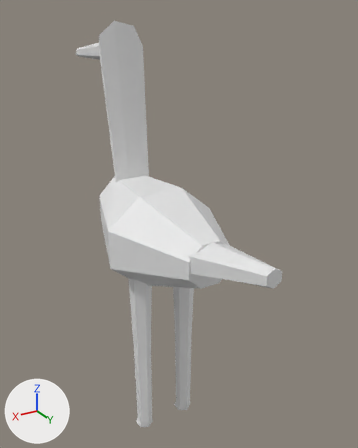
Before and after pictures for a commit that changed the OBJ model data/animals/colhereiro/idle/0.obj.
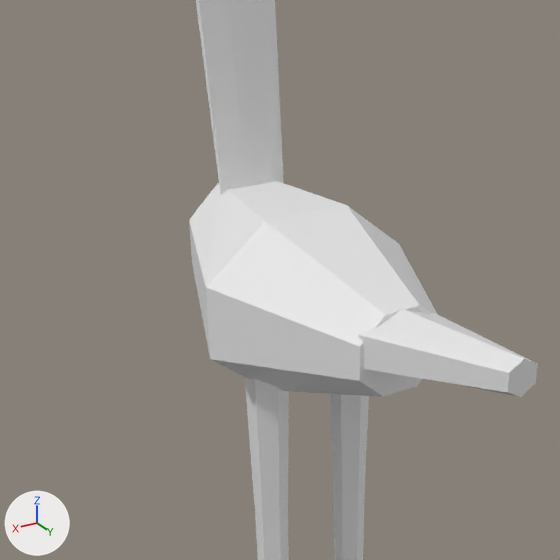
Old and new are each drawn whole from a camera (50 mm lens) standing at (0.528, 0.962, 1.064) and looking at (-0.063, -0.024, 0.571) and again close up on the part from 0% to 82% of the width and 18% to 84% of the height. Every picture has the same lights, and +X, +Y and +Z are marked at lower left. The first two pictures are the older version. Where no turn or scale is listed for an object, it has been applied to the vertices.

The first close-up shows 'colhereiro_idle_0'.
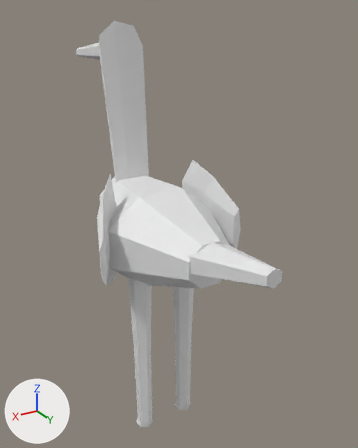
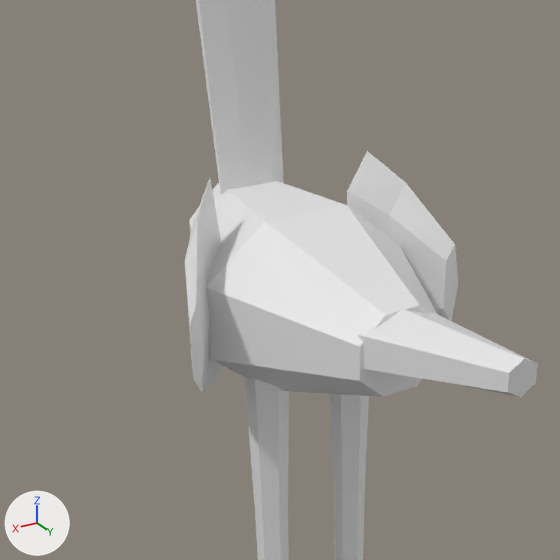
The change, as a diff of the scene's bpy script:
```diff
--- a/data/animals/colhereiro/idle/0.obj.py
+++ b/data/animals/colhereiro/idle/0.obj.py
@@ me_colhereiro_idle_0 @@
 # used by ob_colhereiro_idle_0; location = (0.0, 0.0, 0.0)
-me_colhereiro_idle_0.from_pydata(...)  # 122 vertices, 220 faces; spans x -0.138..0.138, y -0.473..0.402, z 0.0..1.043
+me_colhereiro_idle_0.from_pydata(...)  # 156 vertices, 280 faces; spans x -0.188..0.186, y -0.473..0.402, z 0.0..1.043
+# me_colhereiro_idle_0 part 1: a new loose piece of 17 vertices spanning x -0.188..-0.091, y -0.054..0.066, z 0.452..0.724
+# me_colhereiro_idle_0 part 2: a new loose piece of 17 vertices spanning x 0.086..0.186, y -0.055..0.066, z 0.452..0.724
```

What differs and where, as boxes (x1, y1, x2, y2) in the close-ups (560 x 560 px):
'colhereiro_idle_0', reshaped
    before: (189, 0, 538, 560)
    after: (185, 0, 538, 560)
part 1 of me_colhereiro_idle_0, added
    after: (347, 151, 458, 321)
part 2 of me_colhereiro_idle_0, added
    after: (185, 178, 222, 392)
